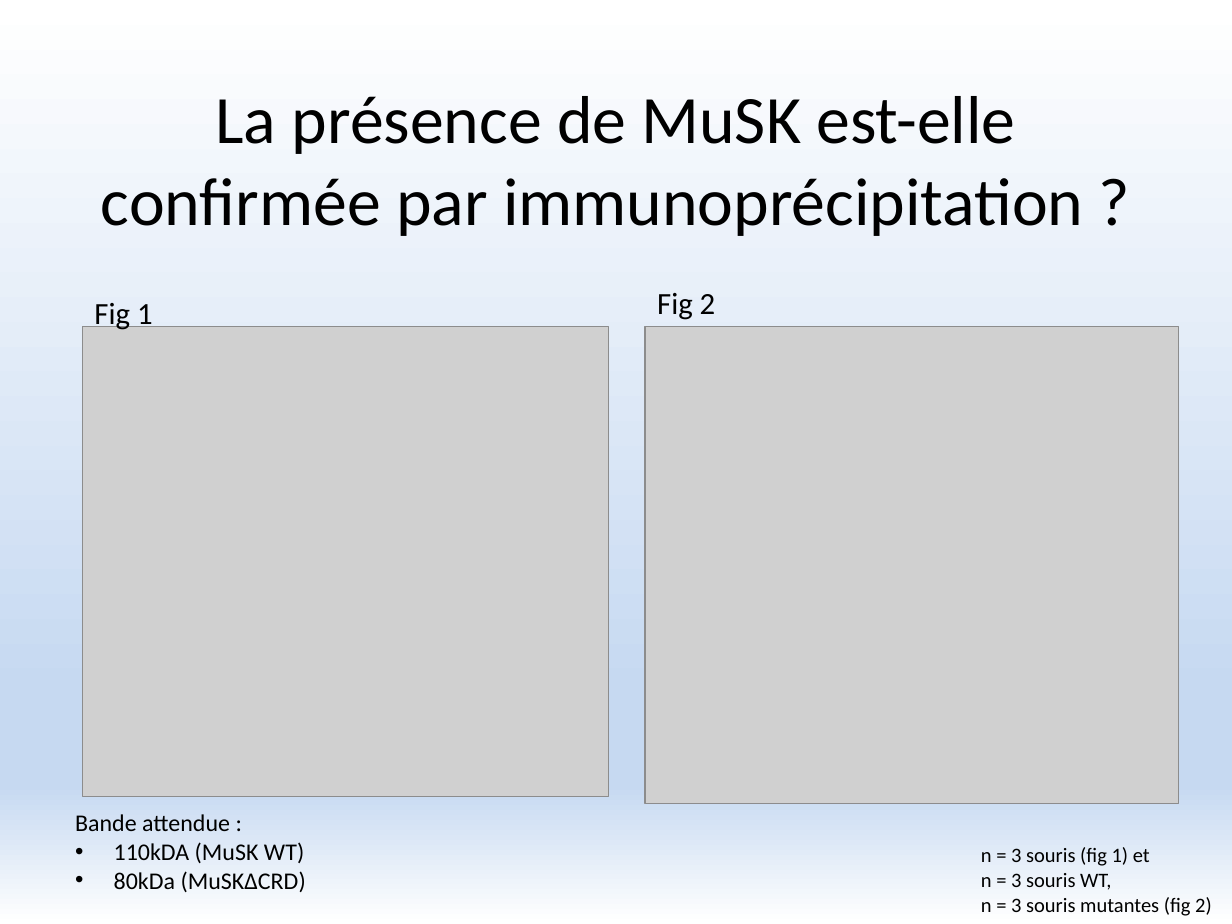
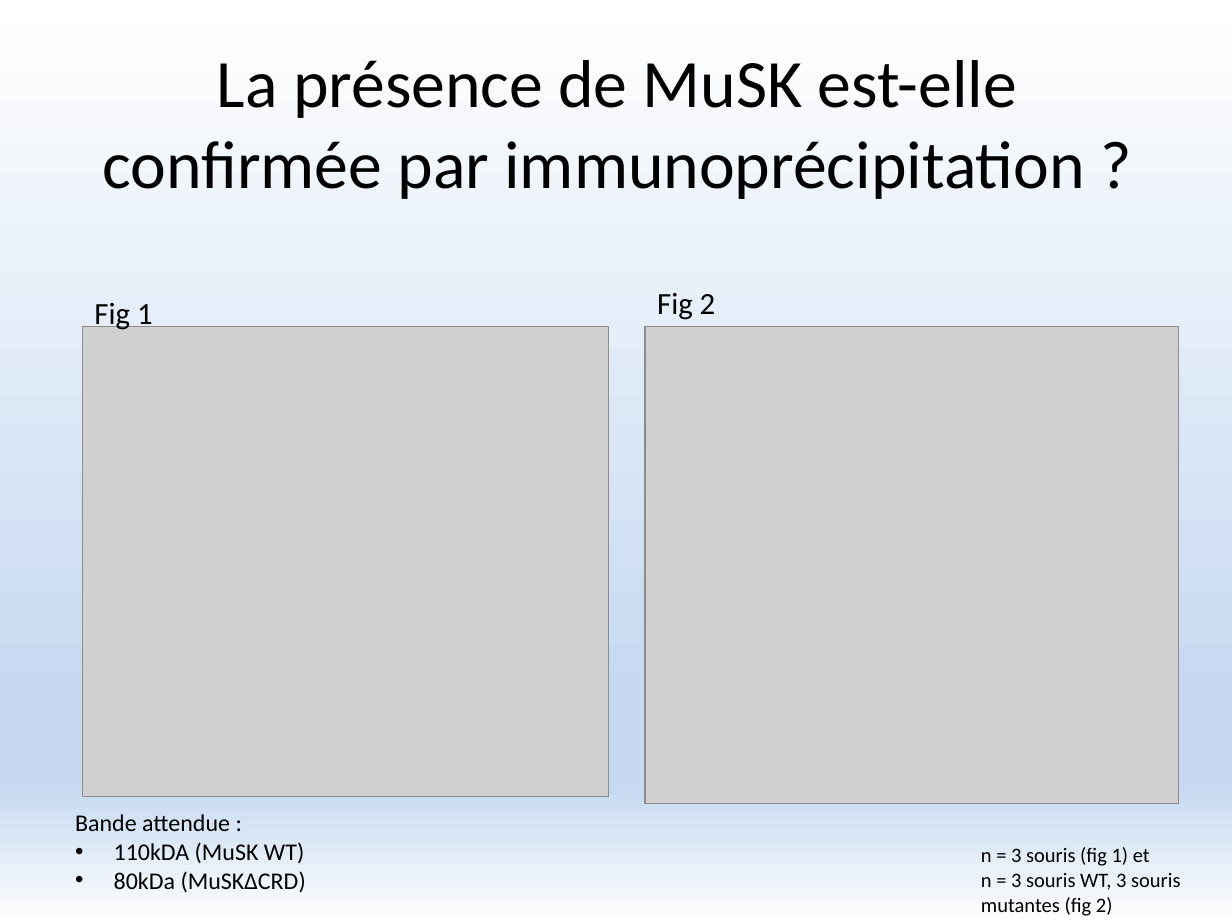
Before and after one commit to FlorentKl/rapport-m2, a slide deck: slide 13 of Présentation Oral.pptx. Drawn at 1232x924 pixels with LibreOffice and Linux fonts; fonts in the diff are those of the drawing; grey boxes stand for pictures. Boxes give left, top, right and bottom in pixels: in the first picture for what was removed or moved away, otherwise in the second. Text is boxed around its words. In the diff, an @@ line names an element or a change of style, - is before the commit and + after.

```diff
--- a/Présentation Oral.pptx
+++ b/Présentation Oral.pptx
@@ title "La présence de MuSK est-elle ...": place and size @@
-title "La présence de MuSK est-elle ..." at box(101, 96, 1083, 236)
+title "La présence de MuSK est-elle ..." at box(102, 60, 1084, 199)
@@ text at box(981, 873, 1180, 916): text changed @@
-n = 3 souris WT,
-n = 3 souris mutantes (fig 2)
+n = 3 souris WT, 3 souris mutantes (fig 2)
```
Also in this commit, not shown: 8 other slides changed.
